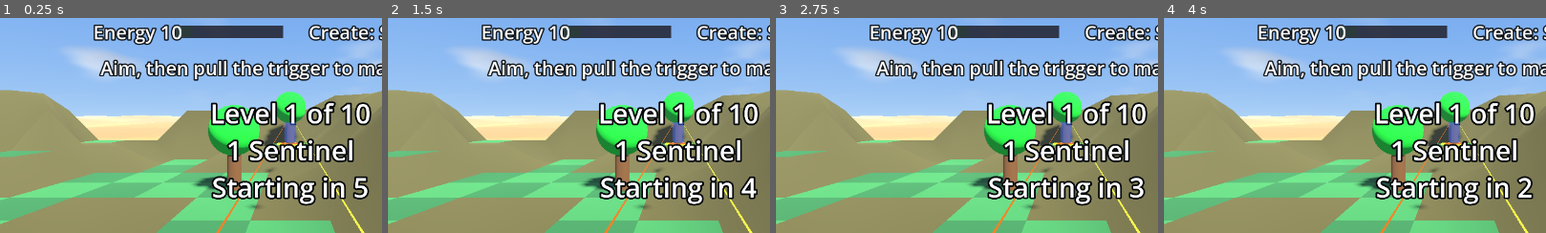
Above: before the commit, frames 1-4 (left to right).
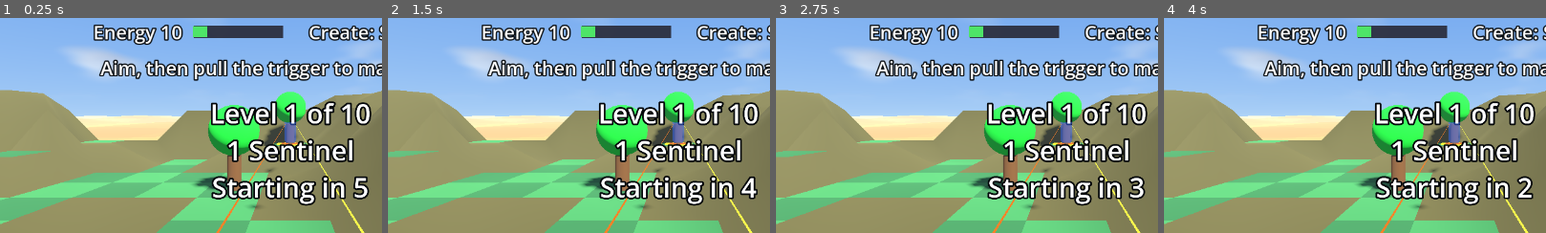
Above: after the commit, the same moments.

Repository: mr-miles/oculus-game
Game: Godot game, scene res://main.tscn
Same seed, same stepped clock (60 frames per second), same inputs: the game is played once before the commit and once after it. This scene is started directly instead of the project's main scene.
Inputs:
- Up to frame 1 (0.25 s): no input
- Up to frame 2 (1.5 s): tap Enter at 0.5 s
- Up to frame 3 (2.75 s): tap Space at 2 s
- Up to frame 4 (4 s): tap Enter at 2.75 s; tap Space at 3.5 s
The pictures show only the part of the screen within x 12-62%, y 27-77%; the shares and areas given below are measured in that part.

The runs differ from the first frame. In frame 1, 0.4% of the frame differs, in the area x 46-55%, y 3-10%; in frame 2, 0.4%; in frame 3, 0.4%; in frame 4, 0.4%.

Commit message:
Fix energy bar: fill was drawn under its back (no fill visible); bar no longer overlaps the text (AC-81)
Co-Authored-By: Claude Sonnet 5.5 <noreply@anthropic.com>

Diff:
--- a/game/scripts/hud.gd
+++ b/game/scripts/hud.gd
@@ -8,8 +8,8 @@
 const DISTANCE := 4.0      # metres in front of the eyes (was 1.2, then 2.5: still too close)
 const HEIGHT := 0.85       # metres above the gaze line: about 12 degrees up (was 20), lower in the view
 const HUD_SCALE := 5.12    # the layout below is in 1.2 m units; the same size on screen as 3.2 at 2.5 m (about 1.5x the first version)
-const BAR_WIDTH := 0.3
-const BAR_X := -0.17
+const BAR_WIDTH := 0.25
+const BAR_X := -0.145  # between the "Energy nn" text and the create-mode text (it used to overlap the first)
 const WATCH_RED := Color(1, 0.2, 0.2)
 
 var energy_label: Label3D
@@ -52,7 +52,7 @@
 	return l
 
 
-func _quad(node_name: String, size: Vector2, at: Vector2, color: Color) -> MeshInstance3D:
+func _quad(node_name: String, size: Vector2, at: Vector2, color: Color, priority: int, z := 0.0) -> MeshInstance3D:
 	var m := MeshInstance3D.new()
 	m.name = node_name
 	var q := QuadMesh.new()
@@ -60,16 +60,16 @@
 	m.mesh = q
 	var mat := Rig.unshaded(color)
 	mat.no_depth_test = true
-	mat.render_priority = 9
+	mat.render_priority = priority  # no depth test: draw order decides what is on top
 	m.material_override = mat
-	m.position = Vector3(at.x, at.y, 0)
+	m.position = Vector3(at.x, at.y, z)
 	add_child(m)
 	return m
 
 
 func _build_bar(at: Vector2) -> void:
-	_quad("HudBarBack", Vector2(BAR_WIDTH, 0.035), at, Color(0.15, 0.15, 0.2, 0.9))
-	_bar_fill = _quad("HudBarFill", Vector2(BAR_WIDTH, 0.03), at, Color(0.3, 0.9, 0.4))
+	_quad("HudBarBack", Vector2(BAR_WIDTH, 0.035), at, Color(0.15, 0.15, 0.2, 0.9), 8)
+	_bar_fill = _quad("HudBarFill", Vector2(BAR_WIDTH, 0.03), at, Color(0.3, 0.9, 0.4), 9, 0.002)  # drawn after the back, or it is hidden
 
 
 func _build_border(size: Vector2) -> void:
--- /dev/null
+++ b/game/tests/test_ac_81_energy_bar.gd
@@ -0,0 +1,34 @@
+extends ViewTest
+## AC-81: the energy bar fill is drawn on top of its dark back (it was hidden), grows with energy,
+## and does not overlap the "Energy nn" text.
+
+func _init() -> void:
+	var g := await new_game()
+	var back: MeshInstance3D = g.find_child("HudBarBack", true, false)
+	var fill: MeshInstance3D = g.find_child("HudBarFill", true, false)
+	var bm := back.material_override as BaseMaterial3D
+	var fm := fill.material_override as BaseMaterial3D
+	check("ac_81 fill is drawn after (on top of) the back", fm.render_priority > bm.render_priority)
+	check("ac_81 fill is green and opaque", fm.albedo_color.g > 0.8 and fm.albedo_color.a > 0.99)
+	check("ac_81 fill is in front of the back", fill.position.z > back.position.z)
+	var energy: Label3D = g.find_child("HudEnergy", true, false)
+	g.logic.energy = 10
+	g.refresh()
+	var full: float = fill.scale.x
+	check("ac_81 fill at energy 10 is %.2f of the bar (visible)" % full, full > 0.1)
+	g.logic.energy = 20
+	g.refresh()
+	check("ac_81 fill grows with energy", fill.scale.x > full)
+	g.logic.energy = 0
+	g.refresh()
+	check("ac_81 fill is nearly empty at energy 0", fill.scale.x < 0.01)
+	g.logic.energy = 63
+	g.refresh()
+	var text_end: float = energy.position.x + energy.get_aabb().end.x
+	var bar_start: float = back.position.x - (back.mesh as QuadMesh).size.x / 2.0
+	check("ac_81 bar starts right of the Energy text (%.2f < %.2f)" % [text_end, bar_start], text_end < bar_start)
+	var mode: Label3D = g.find_child("HudMode", true, false)
+	var bar_end: float = back.position.x + (back.mesh as QuadMesh).size.x / 2.0
+	var mode_start: float = mode.position.x + mode.get_aabb().position.x
+	check("ac_81 bar ends left of the create-mode text (%.2f < %.2f)" % [bar_end, mode_start], bar_end < mode_start)
+	finish()
Not shown, added: game/tests/test_ac_81_energy_bar.gd.uid
Not shown, changed: docs/SPEC.md
Not shown, changed: docs/screenshots/boulder-stack.png
Not shown, changed: docs/screenshots/boulder-view-from-stack.png
Not shown, changed: docs/screenshots/desert-view.png
Not shown, changed: docs/screenshots/hud-start.png
Not shown, changed: docs/screenshots/hud-watched-sentinel.png
Not shown, changed: docs/screenshots/level-start-board.png
Not shown, changed: docs/screenshots/lobby-1-story.png
Not shown, changed: docs/screenshots/lobby-3-how-to-play.png
Not shown, changed: docs/screenshots/move-1-before.png
Not shown, changed: docs/screenshots/move-2-after.png
(and 5 more such lines)
